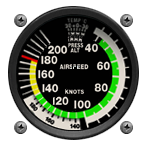
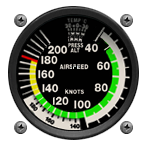
Layer changes from the first w=146, h=146 image to the second:
painted on "Layer 1" over [left=97, top=42, right=110, bottom=60]
added layer "Shape 1" above "Shape 2" over [left=97, top=31, right=104, bottom=40]
added layer "Shape 2" above "Livello 1" over [left=103, top=47, right=110, bottom=53]
painted on "Livello 1" over [left=93, top=27, right=111, bottom=53]
